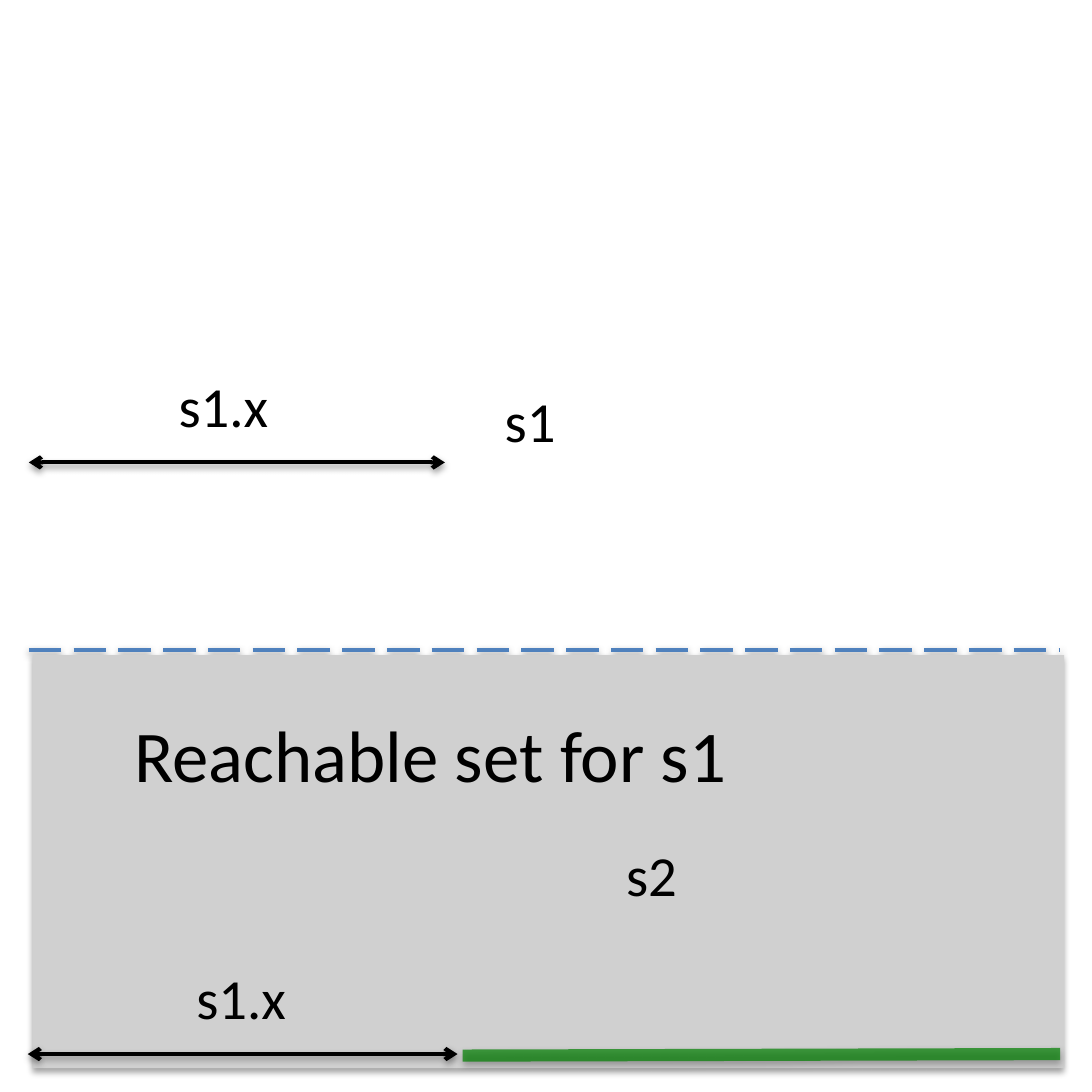
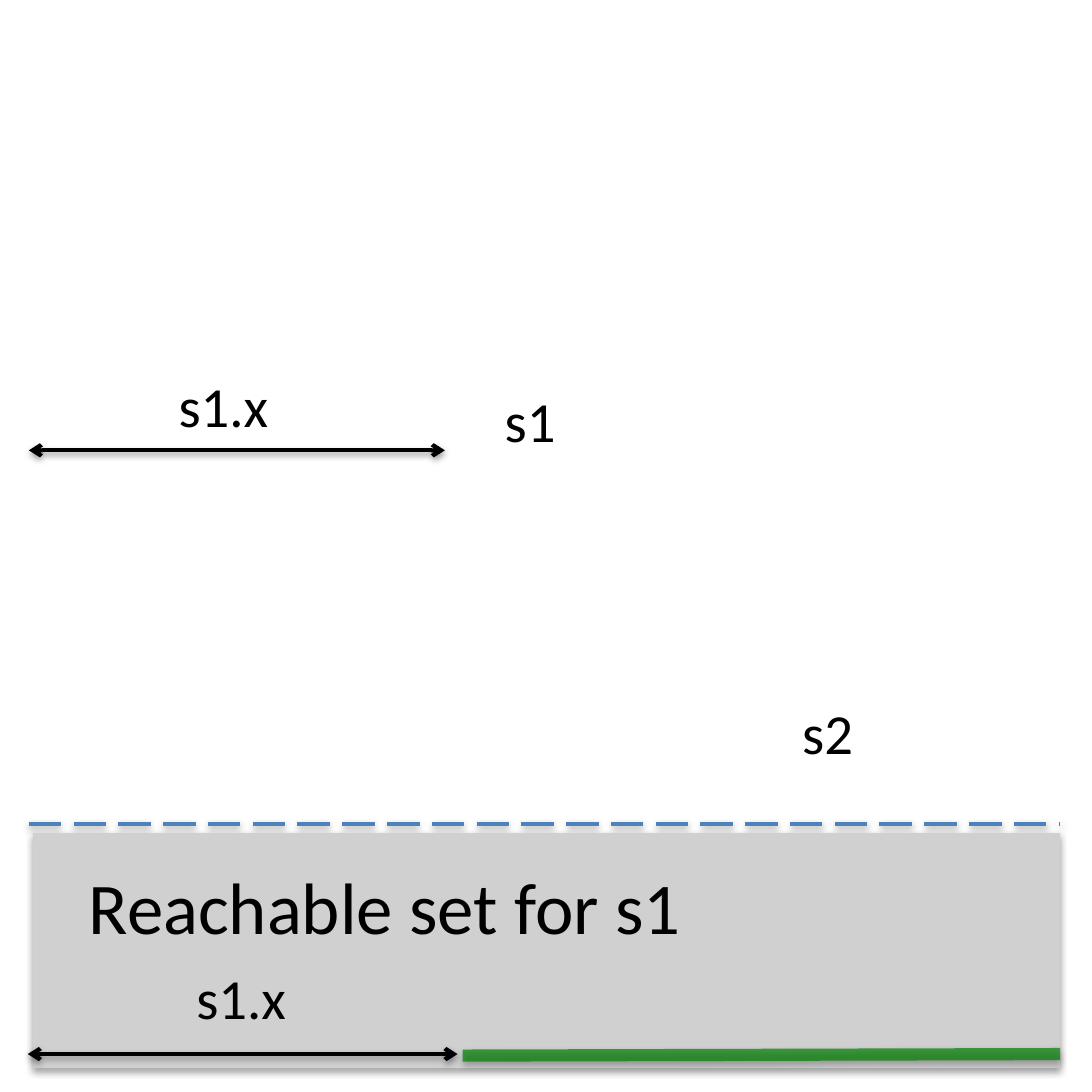
Before and after one commit to aabecker/SwarmPublications, a slide deck: slide 1 of IROS17/pictures/pdf/twoRobotRegionH.pptx. Drawn at 1092x1092 pixels with LibreOffice and Linux fonts; fonts in the diff are those of the drawing; grey boxes stand for pictures; background and template pictures are left out. Boxes give left, top, right and bottom in pixels: in the first picture for what was removed or moved away, otherwise in the second. Text is boxed around its words. In the diff, an @@ line names an element or a change of style, - is before the commit and + after.

```diff
--- a/IROS17/pictures/pdf/twoRobotRegionH.pptx
+++ b/IROS17/pictures/pdf/twoRobotRegionH.pptx
@@ double arrow moved from (29, 463) - (446, 463) to (29, 450) - (446, 450) @@
@@ text "s2": place and size @@
-text "s2" at (626,859,677,897)
+text "s2" at (802,717,853,755)
@@ line moved from (29, 649) - (1060, 649) to (29, 824) - (1060, 824) @@
@@ picture: place and size @@
-picture at (33,655,1064,1069)
+picture at (33,833,1061,1067)
@@ text "Reachable set for s1": place and size @@
-text "Reachable set for s1" at (134,731,726,783)
+text "Reachable set for s1" at (89,883,680,935)
```
Also in this commit, not shown: 5 other files.
